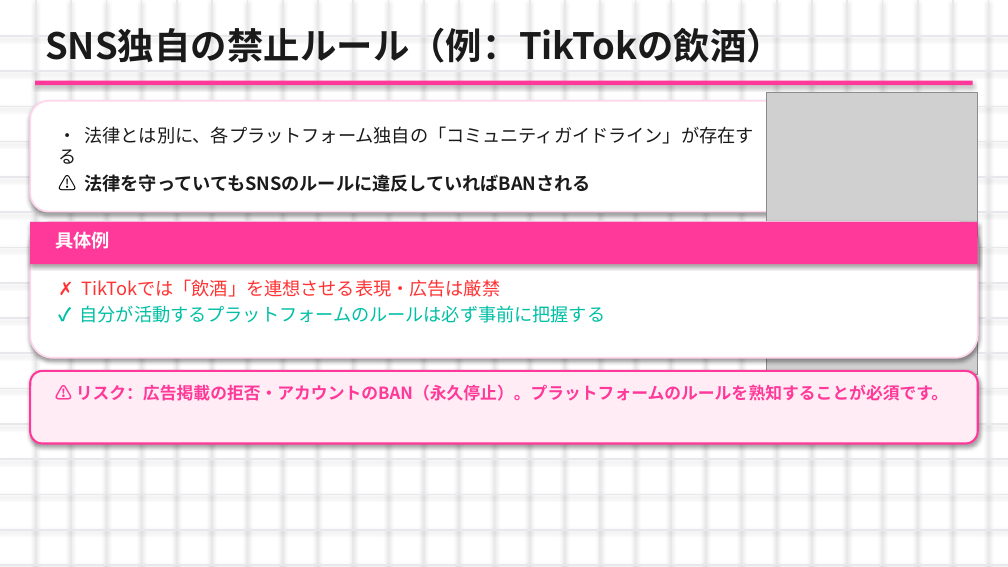
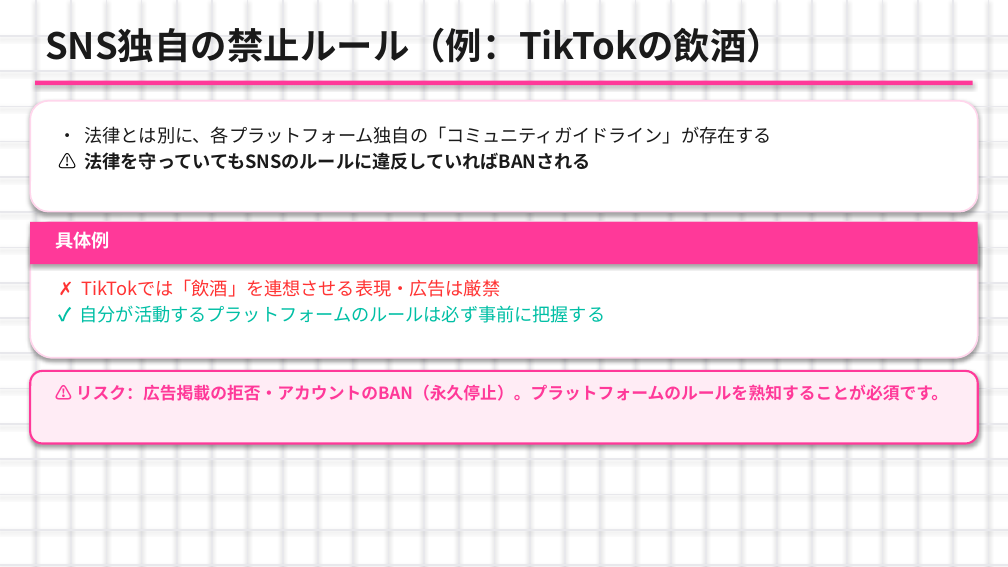
Before and after one commit to nagasawakai-eng/torihada-pptx-editor, a slide deck: slide 20 of TORIHADA_第2週_研修資料.pptx. Drawn at 1008x567 pixels with LibreOffice and Linux fonts; fonts in the diff are those of the drawing; grey boxes stand for pictures. Boxes give left, top, right and bottom in pixels: in the first picture for what was removed or moved away, otherwise in the second. Text is boxed around its words. In the diff, an @@ line names an element or a change of style, - is before the commit and + after.

```diff
--- a/TORIHADA_第2週_研修資料.pptx
+++ b/TORIHADA_第2週_研修資料.pptx
@@ rounded rectangle: place and size @@
-rounded rectangle at [30, 101, 786, 212]
+rounded rectangle at [30, 101, 978, 212]
@@ text "• 法律とは別に、各プラットフォーム独自の「コミュニティガイドライン」が存在する" rewrapped from [58, 126, 754, 192] to [85, 126, 772, 170] @@
@@ picture removed at [766, 93, 978, 375] @@
```
Also in this commit, not shown: 26 other slides changed, 27 other files.
